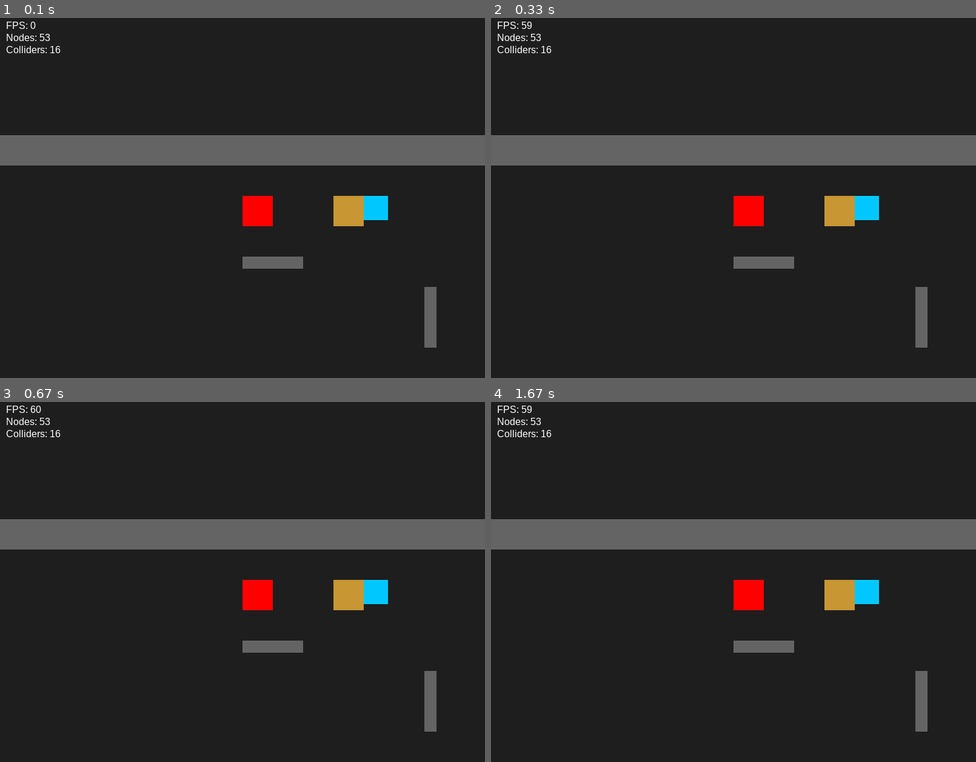
Above: before the commit, frames 1-4 (two rows, left to right).
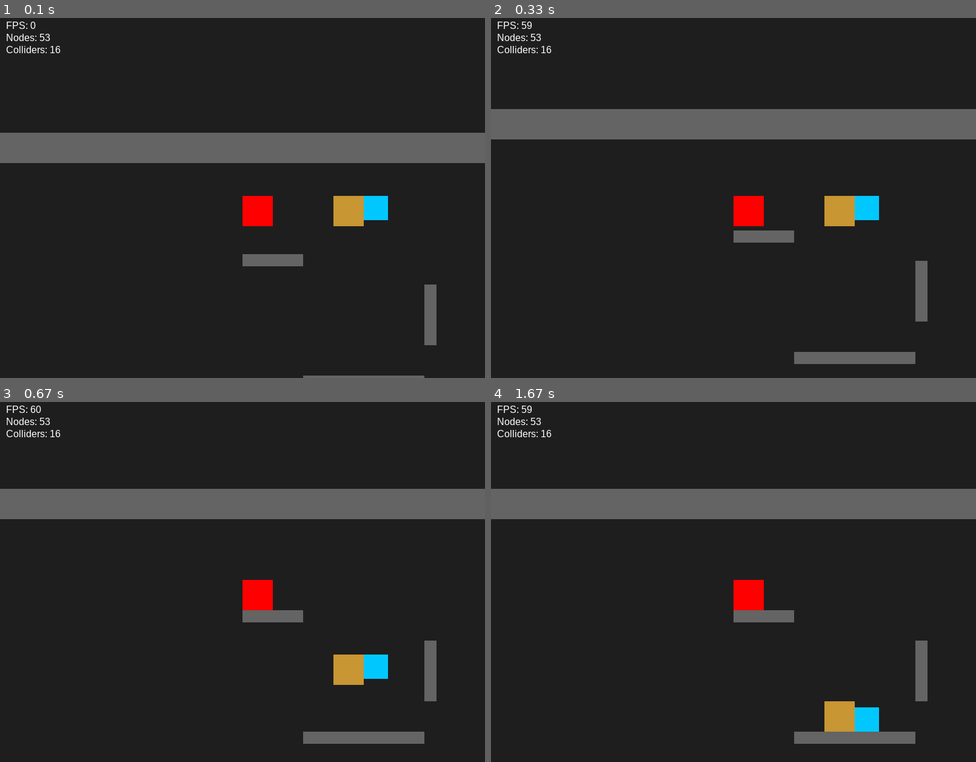
Above: after the commit, the same moments.

Repository: nalqit/py-engine
Game: pygame game, started from src/game/main.py
Two runs of this game, one before a commit and one after it. Both use one fixed random seed, a clock stepped at 60 frames per second and the inputs below.
Inputs:
- Up to frame 1 (0.1 s): no input
- Up to frame 2 (0.33 s): no input
- Up to frame 3 (0.67 s): no input
- Up to frame 4 (1.67 s): no input

The runs differ from the first frame. In frame 1, 1.7% of the frame differs, in the area x 0-100%, y 31-100%; in frame 2, 17%; in frame 3, 21%, in the area x 0-100%, y 24-95%; in frame 4, 21%.

Commit message:
feat: Implement a 2D physics engine with collision detection and integrate it into core game entities.

Diff:
--- a/src/engine/collision/collision_world.py
+++ b/src/engine/collision/collision_world.py
@@ -45,23 +45,28 @@
         Test whether moving *collider*'s owner to (target_x, target_y)
         would cause an overlap with any other collider.
 
+        Uses float-precision AABB checks (not integer pygame.Rects)
+        to avoid sub-pixel hopping near surfaces.
+
         Returns a CollisionResult describing the shallowest penetration
         found (i.e. the first axis that should be resolved).
         """
-        # Build a test rect as if the collider's parent were at target_x/y.
-        # The collider's local offset relative to its parent is preserved.
+        # Compute the collider's float position at the target.
+        # collider.local_x/y is the offset from its parent (the body).
         current_parent_gx, current_parent_gy = 0.0, 0.0
         if collider.parent:
             current_parent_gx, current_parent_gy = (
                 collider.parent.get_global_position()
             )
 
-        # Delta the parent would move
-        dx = target_x - current_parent_gx
-        dy = target_y - current_parent_gy
+        move_dx = target_x - current_parent_gx
+        move_dy = target_y - current_parent_gy
 
-        base_rect = collider.get_rect()
-        test_rect = base_rect.move(dx, dy)
+        # Float-precision test bounds
+        test_left = current_parent_gx + move_dx + collider.local_x
+        test_top = current_parent_gy + move_dy + collider.local_y
+        test_right = test_left + collider.width
+        test_bottom = test_top + collider.height
 
         root = self._get_root()
 
@@ -84,33 +89,39 @@
             if other.is_trigger:
                 continue
 
-            other_rect = other.get_rect()
+            # Other collider bounds (float from global position)
+            ogx, ogy = other.get_global_position()
+            other_left = ogx
+            other_top = ogy
+            other_right = other_left + other.width
+            other_bottom = other_top + other.height
 
-            if not test_rect.colliderect(other_rect):
+            # Float-precision overlap check (strict inequality = no touching)
+            if (test_left >= other_right or test_right <= other_left or
+                    test_top >= other_bottom or test_bottom <= other_top):
                 continue
 
-            # --- Compute penetration on each axis ---
-            overlap_left  = test_rect.right - other_rect.left
-            overlap_right = other_rect.right - test_rect.left
-            overlap_top   = test_rect.bottom - other_rect.top
-            overlap_bottom = other_rect.bottom - test_rect.top
+            # --- Compute penetration on each axis (float) ---
+            overlap_left = test_right - other_left
+            overlap_right = other_right - test_left
+            overlap_top = test_bottom - other_top
+            overlap_bottom = other_bottom - test_top
 
-            # Smallest positive overlap per axis gives penetration direction
             if overlap_left < overlap_right:
                 pen_x = overlap_left
-                normal_x = -1.0  # push left
+                normal_x = -1.0
             else:
                 pen_x = overlap_right
-                normal_x = 1.0   # push right
+                normal_x = 1.0
 
             if overlap_top < overlap_bottom:
                 pen_y = overlap_top
-                normal_y = -1.0  # push up
+                normal_y = -1.0
             else:
                 pen_y = overlap_bottom
-                normal_y = 1.0   # push down
+                normal_y = 1.0
 
-            # Choose the axis with the smallest penetration (MTV)
+            # Choose axis with smallest penetration (MTV)
             if pen_x < pen_y:
                 pen = pen_x
                 nx, ny = normal_x, 0.0
--- a/src/engine/physics/physics_body_2d.py
+++ b/src/engine/physics/physics_body_2d.py
@@ -3,15 +3,20 @@
 
 class PhysicsBody2D(Node2D):
     """
-    Generic 2D physics body — Level 2 (Collision System).
+    Generic 2D physics body — Level 3 (Physics Layer).
 
     Responsibilities:
         - Holds position (inherited local_x, local_y from Node2D)
         - Holds velocity (velocity_x, velocity_y)
+        - Applies gravity when use_gravity is True
+        - Supports instantaneous impulses via apply_impulse()
         - Computes motion displacement from velocity * delta
         - Queries CollisionWorld per axis
         - Resolves position using CollisionResult penetration
         - Zeroes velocity only on the axis of impact
+
+    Does NOT contain:
+        - Jump logic, input, FSM, controllers, or gameplay flags
     """
 
     def __init__(self, name, x, y, collider, collision_world):
@@ -22,7 +27,15 @@
         self.velocity_x = 0.0
         self.velocity_y = 0.0
 
+        # Engine-level gravity (Level 3)
+        self.use_gravity = False
+        self.gravity = 800.0
+
     def update(self, delta):
+        # Apply gravity acceleration
+        if self.use_gravity:
+            self.velocity_y += self.gravity * delta
+
         # Compute frame displacement from velocity
         dx = self.velocity_x * delta
         dy = self.velocity_y * delta
@@ -34,32 +47,59 @@
         super().update(delta)
 
     def move_and_collide(self, dx, dy):
+        """
+        Attempt to move by (dx, dy), resolving collisions per-axis.
+
+        X is resolved first, then Y (using the updated X position).
+        On collision, position is snapped to the obstacle edge based
+        on movement direction, and velocity is zeroed on that axis.
+        """
         # --- X axis ---
         if dx != 0:
             target_x = self.local_x + dx
-            result = self.collision_world.check_collision(self.collider, target_x, self.local_y)
+            result = self.collision_world.check_collision(
+                self.collider, target_x, self.local_y
+            )
             if not result.collided:
                 self.local_x = target_x
             else:
-                # تصحيح الموضع على محور X فقط
-                if result.normal_x > 0:
-                    self.local_x = target_x - result.penetration
-                elif result.normal_x < 0:
-                    self.local_x = target_x + result.penetration
+                # Snap to obstacle edge based on movement direction
+                other_rect = result.collider.get_rect()
+                if dx > 0:
+                    # Moving right → align our right edge with obstacle's left
+                    self.local_x = other_rect.left - self.collider.width - self.collider.local_x
+                else:
+                    # Moving left → align our left edge with obstacle's right
+                    self.local_x = other_rect.right - self.collider.local_x
                 self.velocity_x = 0.0
 
-        # --- Y axis ---
+        # --- Y axis (uses updated local_x) ---
         if dy != 0:
             target_y = self.local_y + dy
-            result = self.collision_world.check_collision(self.collider, self.local_x, target_y)
+            result = self.collision_world.check_collision(
+                self.collider, self.local_x, target_y
+            )
             if not result.collided:
                 self.local_y = target_y
             else:
-                if result.normal_y > 0:
-                    self.local_y = target_y - result.penetration
-                elif result.normal_y < 0:
-                    self.local_y = target_y + result.penetration
+                # Snap to obstacle edge based on movement direction
+                other_rect = result.collider.get_rect()
+                if dy > 0:
+                    # Moving down → align our bottom edge with obstacle's top
+                    self.local_y = other_rect.top - self.collider.height - self.collider.local_y
+                else:
+                    # Moving up → align our top edge with obstacle's bottom
+                    self.local_y = other_rect.bottom - self.collider.local_y
                 self.velocity_y = 0.0
+
+    # ------------------------------------------------------------------
+    # Impulse
+    # ------------------------------------------------------------------
+
+    def apply_impulse(self, ix, iy):
+        """Add an instantaneous velocity change (e.g. jump, knockback)."""
+        self.velocity_x += ix
+        self.velocity_y += iy
 
     # ------------------------------------------------------------------
     # Collision event hooks (override in subclasses or higher layers)
--- a/src/game/entities/box.py
+++ b/src/game/entities/box.py
@@ -2,7 +2,8 @@
 
 
 class Box(PhysicsBody2D):
-    """Box entity — Level 2: collision only, no gameplay logic."""
+    """Box entity — Level 3: physics body with gravity."""
 
     def __init__(self, name, x, y, collider, collision_world):
         super().__init__(name, x, y, collider, collision_world)
+        self.use_gravity = True
--- a/src/game/entities/npc.py
+++ b/src/game/entities/npc.py
@@ -2,7 +2,8 @@
 
 
 class NPC(PhysicsBody2D):
-    """NPC entity — Level 2: collision only, no gameplay logic."""
+    """NPC entity — Level 3: physics body with gravity."""
 
     def __init__(self, name, x, y, collider, collision_world):
         super().__init__(name, x, y, collider, collision_world)
+        self.use_gravity = True
--- a/src/game/entities/player.py
+++ b/src/game/entities/player.py
@@ -2,10 +2,11 @@
 
 
 class Player(PhysicsBody2D):
-    """Player entity — Level 2: collision only, no gameplay logic."""
+    """Player entity — Level 3: physics body with gravity."""
 
     def __init__(self, name, x, y, collider, collision_world):
         super().__init__(name, x, y, collider, collision_world)
+        self.use_gravity = True
 
     def on_collision_enter(self, other):
         pass
--- a/src/game/main.py
+++ b/src/game/main.py
@@ -15,7 +15,7 @@
 def main():
     pygame.init()
     screen = pygame.display.set_mode((800, 600))
-    pygame.display.set_caption("PyEngine 2D - Level 2 Collision Test")
+    pygame.display.set_caption("PyEngine 2D - Level 3 Physics Test")
     clock = pygame.time.Clock()
 
     # Root
--- a/test_nodes.py
+++ b/tests/test_nodes.py
@@ -1,4 +1,4 @@
-from src.scene import Node
+from src.engine.scene.node import Node
 
 class TestNode(Node):
     """Subclass of Node to verify update calls."""
--- /dev/null
+++ b/tests/test_physics_layer.py
@@ -0,0 +1,166 @@
+"""
+Level 3 — Physics Layer Tests
+
+Tests engine-level physics on top of the Level 2 collision system:
+    - Gravity integration
+    - Gravity + floor collision (body lands and stops)
+    - No-gravity body stays still
+    - apply_impulse
+    - Axis independence (gravity on Y doesn't bleed into X)
+"""
+import sys
+import os
+
+sys.path.insert(0, os.path.abspath(os.path.join(os.path.dirname(__file__), "..")))
+
+import pygame
+pygame.init()
+
+from src.engine.collision.collider2d import Collider2D
+from src.engine.collision.collision_world import CollisionWorld
+from src.engine.scene.node2d import Node2D
+from src.engine.physics.physics_body_2d import PhysicsBody2D
+
+
+# ======================================================================
+# Helpers
+# ======================================================================
+
+def make_body(name, x, y, w, h, cw, gravity=False):
+    col = Collider2D(name + "Col", 0, 0, w, h)
+    col.layer = "player"
+    col.mask = {"wall"}
+    body = PhysicsBody2D(name, x, y, col, cw)
+    body.use_gravity = gravity
+    body.add_child(col)
+    return body
+
+
+def make_wall(name, x, y, w, h):
+    wall = Node2D(name, x, y)
+    col = Collider2D(name + "Col", 0, 0, w, h, is_static=True)
+    col.layer = "wall"
+    col.mask = {"player"}
+    wall.add_child(col)
+    return wall
+
+
+def build_scene_with_floor():
+    """
+    Body at (100, 100), 50x50, with a floor at y=400 (height 50).
+    300px of free space below the body.
+    """
+    root = Node2D("Root")
+    cw = CollisionWorld("CW")
+    root.add_child(cw)
+
+    body = make_body("Body", 100, 100, 50, 50, cw, gravity=True)
+    root.add_child(body)
+
+    floor = make_wall("Floor", 0, 400, 800, 50)
+    root.add_child(floor)
+
+    return root, cw, body
+
+
+# ======================================================================
+# Tests
+# ======================================================================
+
+def test_gravity_increases_velocity():
+    root = Node2D("Root")
+    cw = CollisionWorld("CW")
+    root.add_child(cw)
+    body = make_body("B", 100, 100, 50, 50, cw, gravity=True)
+    root.add_child(body)
+
+    assert body.velocity_y == 0.0
+    body.update(0.1)  # gravity = 800 * 0.1 = 80
+    assert abs(body.velocity_y - 80.0) < 0.01
+    print("[PASS] test_gravity_increases_velocity")
+
+
+def test_no_gravity_stays_still():
+    root = Node2D("Root")
+    cw = CollisionWorld("CW")
+    root.add_child(cw)
+    body = make_body("B", 100, 100, 50, 50, cw, gravity=False)
+    root.add_child(body)
+
+    old_x, old_y = body.local_x, body.local_y
+    body.update(0.1)
+    assert body.local_x == old_x
+    assert body.local_y == old_y
+    assert body.velocity_y == 0.0
+    print("[PASS] test_no_gravity_stays_still")
+
+
+def test_gravity_stops_at_floor():
+    root, cw, body = build_scene_with_floor()
+
+    # Simulate several frames — body should fall and stop at floor
+    for _ in range(200):
+        body.update(1 / 60)
+
+    # Body bottom (local_y + 50) should not exceed floor top (400)
+    assert body.local_y + 50 <= 401  # 1px tolerance for int rects
+    # Velocity should be zeroed on Y after landing
+    assert body.velocity_y == 0.0
+    print("[PASS] test_gravity_stops_at_floor")
+
+
+def test_apply_impulse():
+    root = Node2D("Root")
+    cw = CollisionWorld("CW")
+    root.add_child(cw)
+    body = make_body("B", 100, 100, 50, 50, cw, gravity=False)
+    root.add_child(body)
+
+    body.apply_impulse(50, -200)
+    assert body.velocity_x == 50.0
+    assert body.velocity_y == -200.0
+    print("[PASS] test_apply_impulse")
+
+
+def test_apply_impulse_additive():
+    root = Node2D("Root")
+    cw = CollisionWorld("CW")
+    root.add_child(cw)
+    body = make_body("B", 100, 100, 50, 50, cw, gravity=False)
+    root.add_child(body)
+
+    body.velocity_x = 100.0
+    body.apply_impulse(50, -200)
+    assert body.velocity_x == 150.0
+    assert body.velocity_y == -200.0
+    print("[PASS] test_apply_impulse_additive")
+
+
+def test_gravity_does_not_affect_x():
+    root = Node2D("Root")
+    cw = CollisionWorld("CW")
+    root.add_child(cw)
+    body = make_body("B", 100, 100, 50, 50, cw, gravity=True)
+    root.add_child(body)
+
+    body.velocity_x = 0.0
+    for _ in range(10):
+        body.update(1 / 60)
+
+    assert body.velocity_x == 0.0  # X must be untouched
+    assert body.velocity_y > 0.0   # Y increases from gravity
+    print("[PASS] test_gravity_does_not_affect_x")
+
+
+# ======================================================================
+# Run all
+# ======================================================================
+
+if __name__ == "__main__":
+    test_gravity_increases_velocity()
+    test_no_gravity_stays_still()
+    test_gravity_stops_at_floor()
+    test_apply_impulse()
+    test_apply_impulse_additive()
+    test_gravity_does_not_affect_x()
+    print("\n=== ALL LEVEL 3 TESTS PASSED ===")
Not shown, changed: README.md
